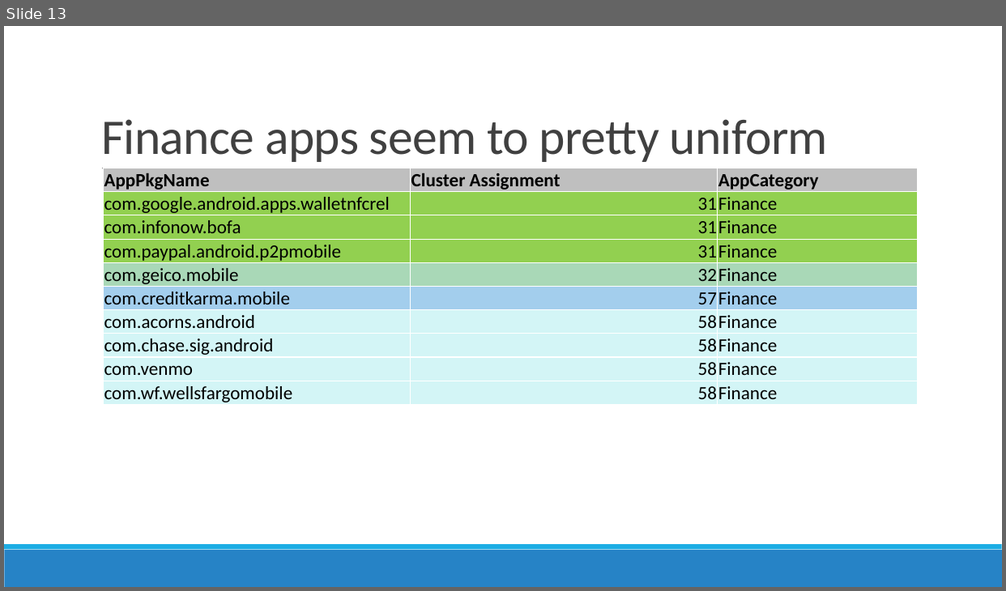
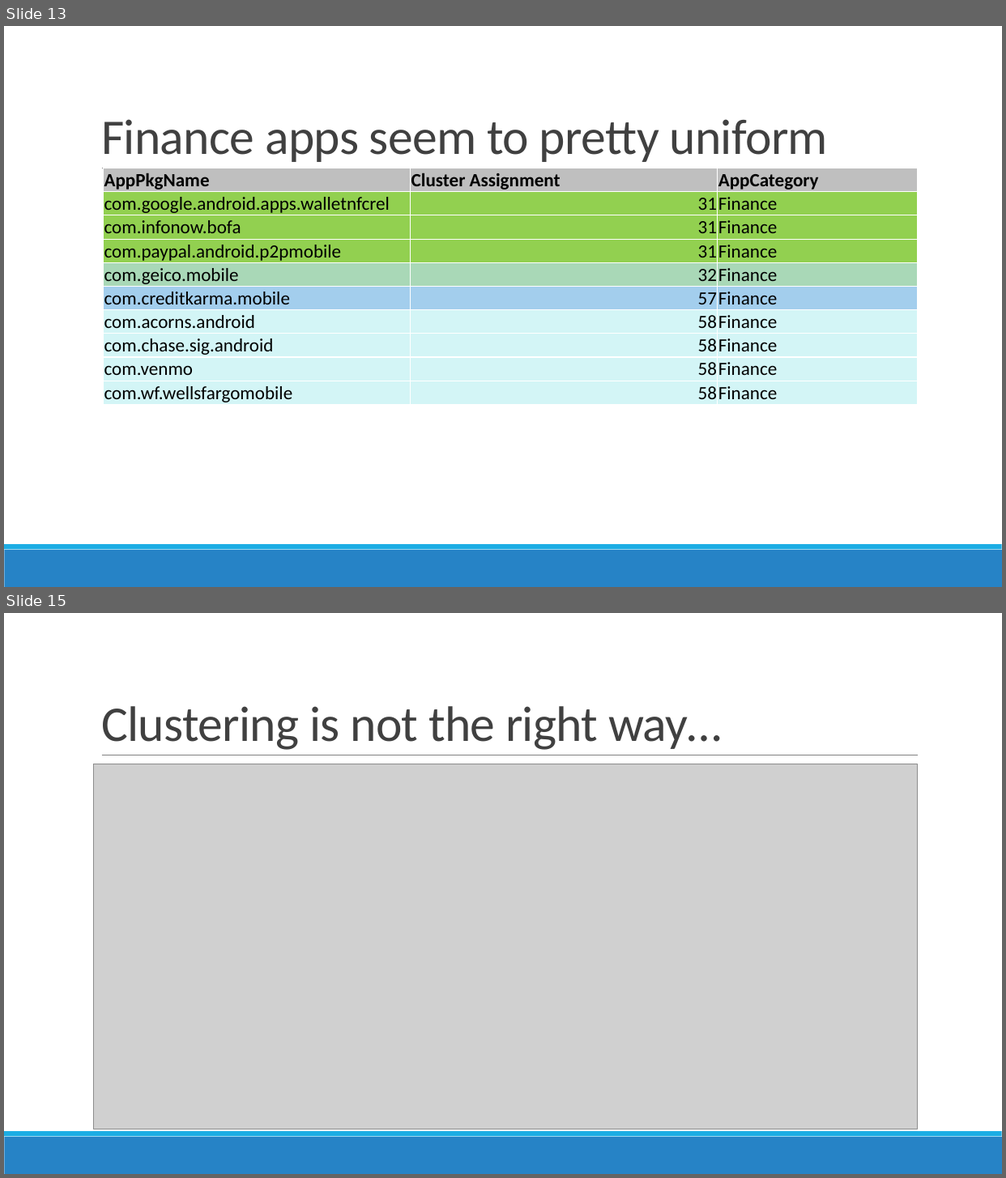
Before and after one commit to prajitdas/AndroidAnalytics, a slide deck: documentation/presentations/Google Play Store - Prajit.pptx. Shown one above the other, each under a label of ours: slide 13 before the commit, slides 13 and 15 after it; the slides between them are not shown. The pictures are 1006x591 and 1006x1178 pixels, drawn with LibreOffice and Linux fonts; fonts in the diff are those of the drawing; grey boxes stand for pictures. Boxes give left, top, right and bottom in pixels: in the first picture for what was removed or moved away, otherwise in the second. Text is boxed around its words. In the diff, an @@ line names an element or a change of style, - is before the commit and + after.

```diff
--- a/documentation/presentations/Google Play Store - Prajit.pptx
+++ b/documentation/presentations/Google Play Store - Prajit.pptx
@@ slide 15 added at (4,613,1002,1174), background #FFFFFF; not listed: 3 template elements that a slide beside it also shows @@
@@ title added at (101,706,722,750), 48 pt, text #404040 @@
+Clustering is not the right way…
@@ picture added at (94,764,918,1130) @@
```
Also in this commit, not shown: 1 slide changed, 2 other slides added.
